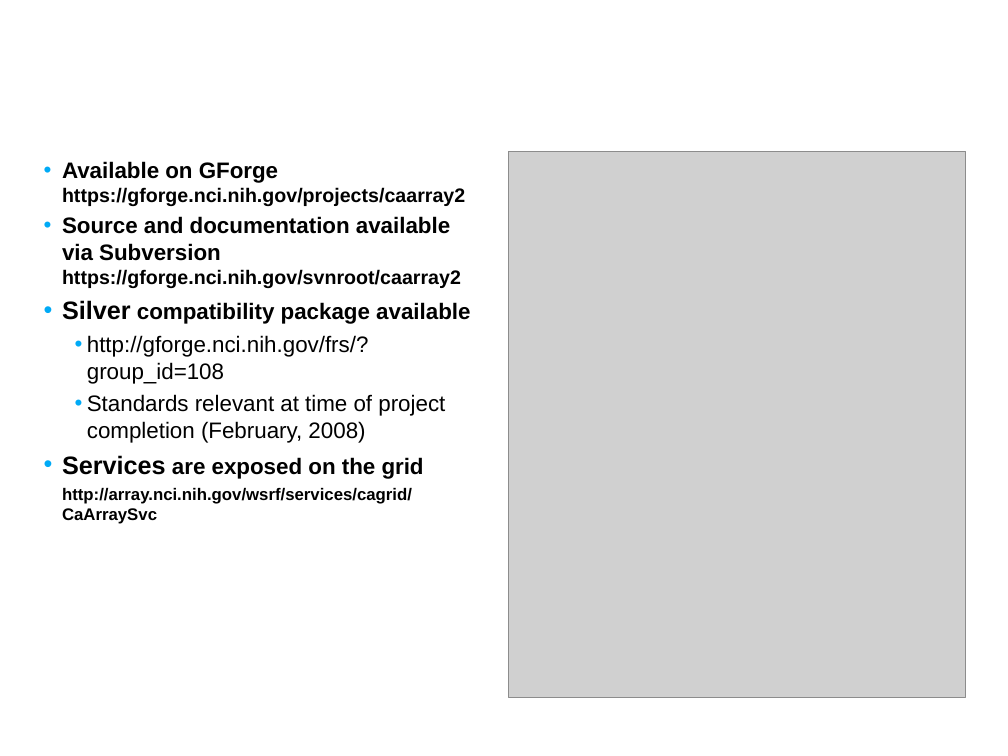
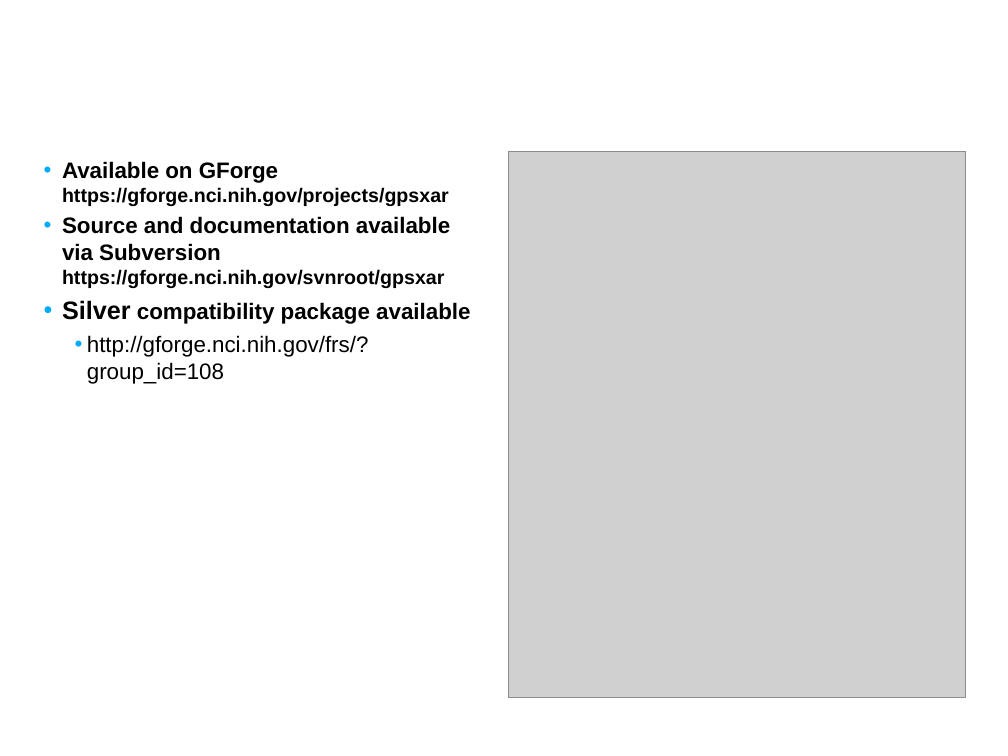
Before and after one commit to NCIP/prot-express, a slide deck: slide 15 of docs/silver_compatibility_review/1.0/artifacts/01. protexpress_silver_compat_kickoff_Jan_2008.ppt (slide 20 before the commit). Drawn at 1008x756 pixels with LibreOffice and Linux fonts; fonts in the diff are those of the drawing; grey boxes stand for pictures; background and template pictures are left out. Boxes give left, top, right and bottom in pixels: in the first picture for what was removed or moved away, otherwise in the second. Text is boxed around its words. In the diff, an @@ line names an element or a change of style, - is before the commit and + after.

```diff
--- a/docs/silver_compatibility_review/1.0/artifacts/01. protexpress_silver_compat_kickoff_Jan_2008.ppt
+++ b/docs/silver_compatibility_review/1.0/artifacts/01. protexpress_silver_compat_kickoff_Jan_2008.ppt
@@ text at [62,161,450,288]: text changed @@
-• Available on GForge https://gforge.nci.nih.gov/projects/caarray2
-• Source and documentation available via Subversion
-  https://gforge.nci.nih.gov/svnroot/caarray2
+• Available on GForge https://gforge.nci.nih.gov/projects/gpsxar
+• Source and documentation available via Subversion
+  https://gforge.nci.nih.gov/svnroot/gpsxar
@@ text at [62,394,445,524]: paragraphs removed @@
-  • Standards relevant at time of project completion (February, 2008)
-• Services are exposed on the grid
-http://array.nci.nih.gov/wsrf/services/cagrid/CaArraySvc
```
Also in this commit, not shown: 10 other slides changed, 4 slides added, 9 slides removed, 10 other files.
